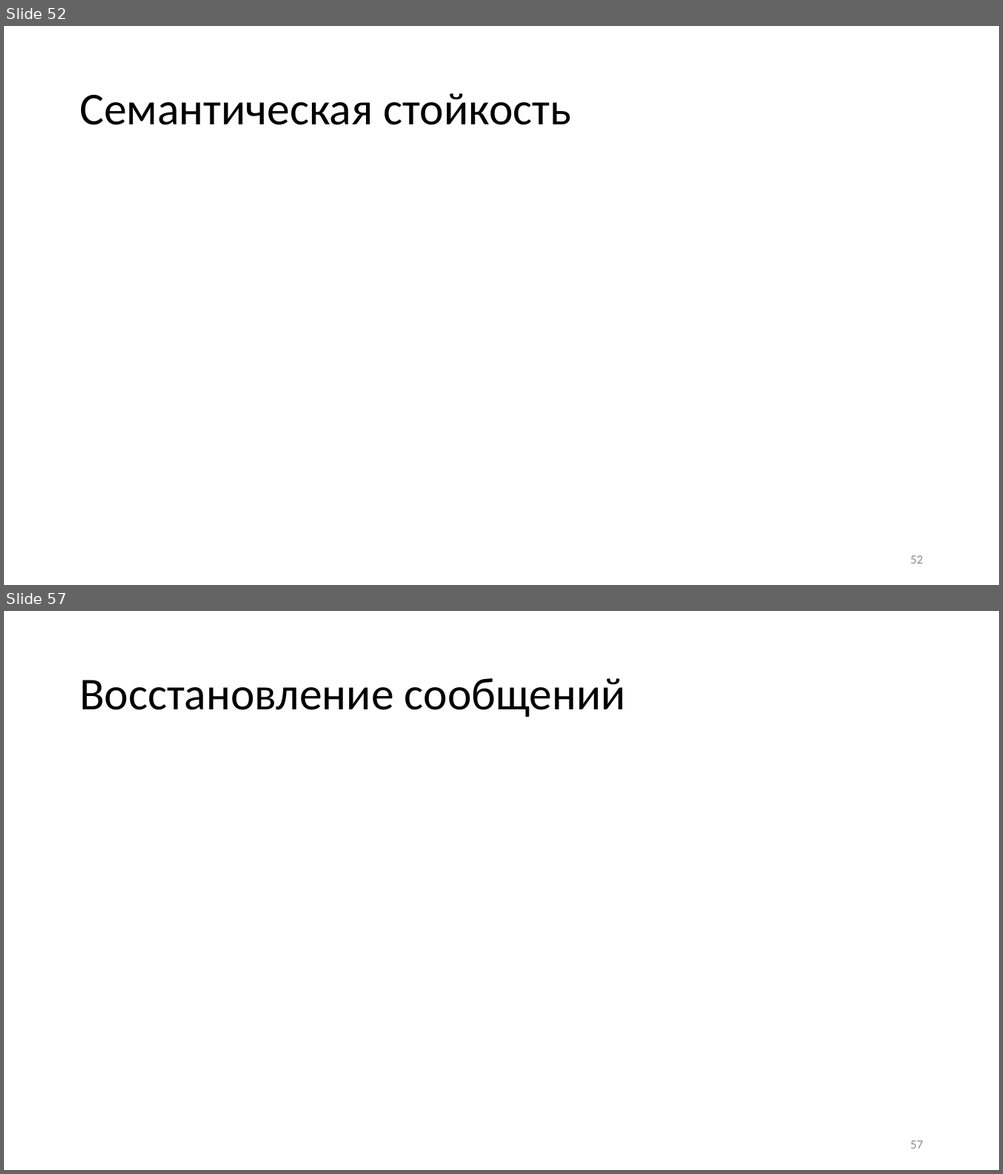
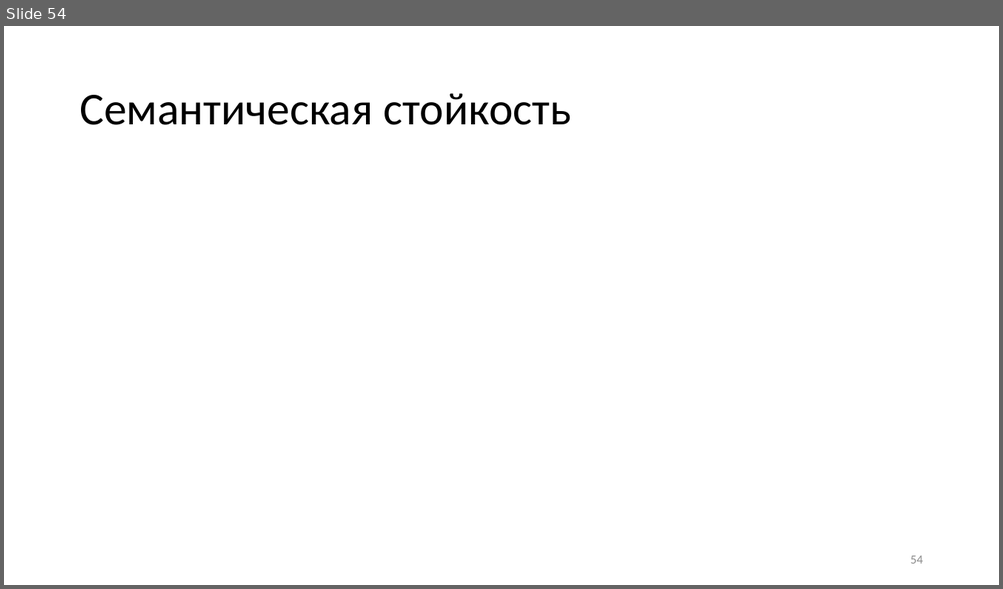
Before and after one commit to CryptoCourse/CryptoLectures, a slide deck: Lectures/Lecture1.pptx. Shown one above the other, each under a label of ours: slides 52 and 57 before the commit, slide 54 after it; the slides between them are not shown. The pictures are 1003x1174 and 1003x589 pixels, drawn with LibreOffice and Linux fonts; fonts in the diff are those of the drawing; grey boxes stand for pictures. Boxes give left, top, right and bottom in pixels: in the first picture for what was removed or moved away, otherwise in the second. Text is boxed around its words. In the diff, an @@ line names an element or a change of style, - is before the commit and + after.

```diff
--- a/Lectures/Lecture1.pptx
+++ b/Lectures/Lecture1.pptx
@@ slide 57 removed at bbox=[4, 611, 999, 1170], background #FFFFFF @@
@@ title removed at bbox=[79, 678, 626, 717] @@
-Восстановление сообщений
@@ page number removed at bbox=[910, 1141, 922, 1149] @@
-57
@@ what was slide 52 is now slide 54 @@
@@ page number at bbox=[910, 556, 922, 564]: text changed @@
-52
+54
```
Also in this commit, not shown: 4 slides changed, 3 slides added, 17 other slides removed, 1 other file.
